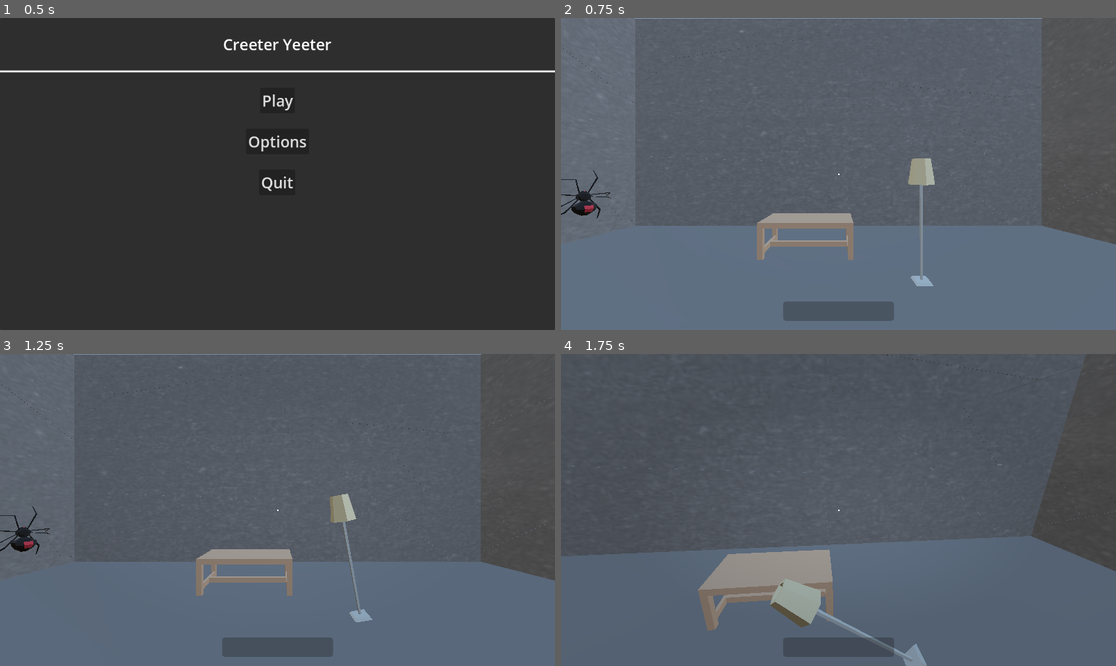
Above: before the commit, frames 1-4 (two rows, left to right).
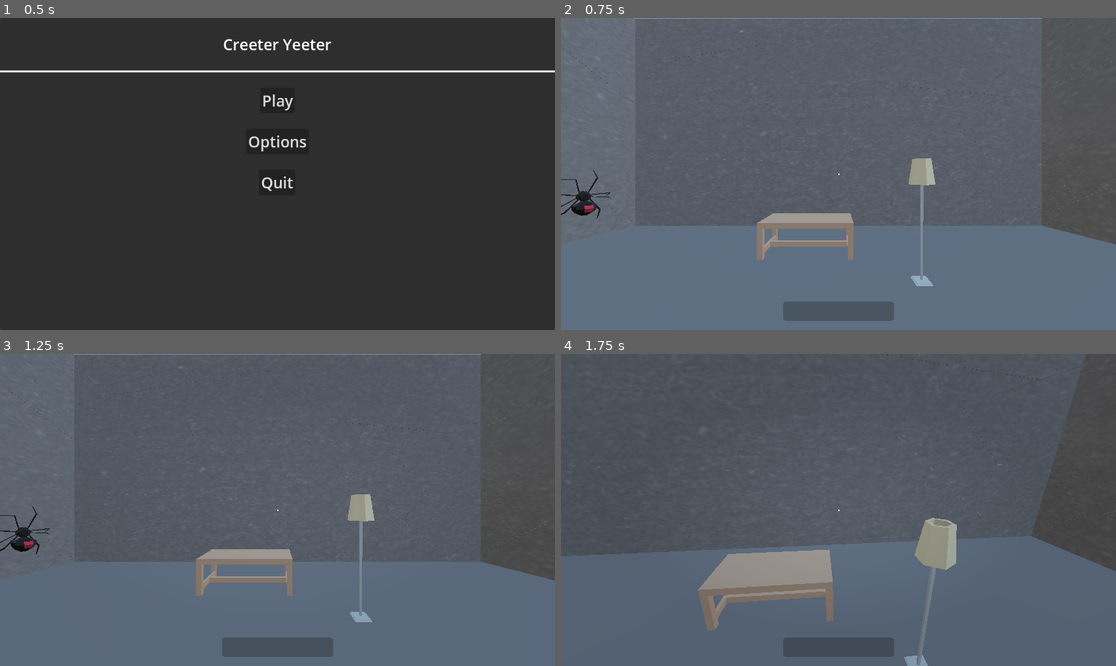
Above: after the commit, the same moments.

Repository: rcorre/wildjam84
Game: Godot game, scene res://menus/title/Title.tscn
Same seed, same stepped clock (60 frames per second), same inputs: the game is played once before the commit and once after it.
Inputs (mouse positions are in pixels of both pictures, inside the frame that each line leads up to):
- Up to frame 1 (0.5 s): no input
- Up to frame 2 (0.75 s): click "Play" at 0.5 s
- Up to frame 3 (1.25 s): no input
- Up to frame 4 (1.75 s): tap Enter at 1.25 s; move the mouse to (866, 510) at 1.27 s; hold W (forward) from 1.28 s (still down); hold Right mouse button (drop) from 1.28 s (still down); tap Space (jump) at 1.52 s

Frame 1 is identical in both runs. In frame 2, less than 0.1% of the frame differs, in the area x 62-68%, y 44-84%; in frame 3, 1.0%; in frame 4, 2.4%, in the area x 37-72%, y 52-100%.

Commit message:
Use box shapes.

Diff:
--- a/scenes/Throwable.gd
+++ b/scenes/Throwable.gd
@@ -45,9 +45,13 @@
 		print_tree_pretty()
 		return
 
-	# Could try create_multiple_convex_collisions if we want more precise shapes
+	# Using rect for now to make it stable, convex was unstable
 	var col := CollisionShape3D.new()
-	col.shape = mi.mesh.create_convex_shape()
+	var box := BoxShape3D.new()
+	print(name, mi.get_aabb())
+	box.size = mi.get_aabb().size
+	col.position = mi.get_aabb().position + box.size / 2.0
+	col.shape = box
 	add_child(col)
 
 func _on_sleep():
